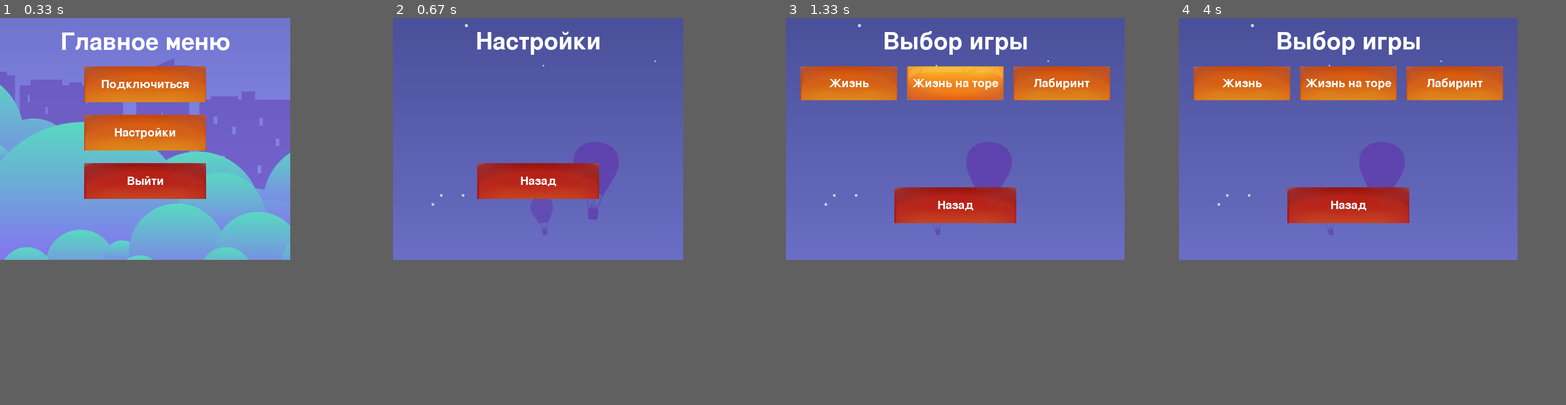
Above: before the commit, frames 1-4 (left to right).
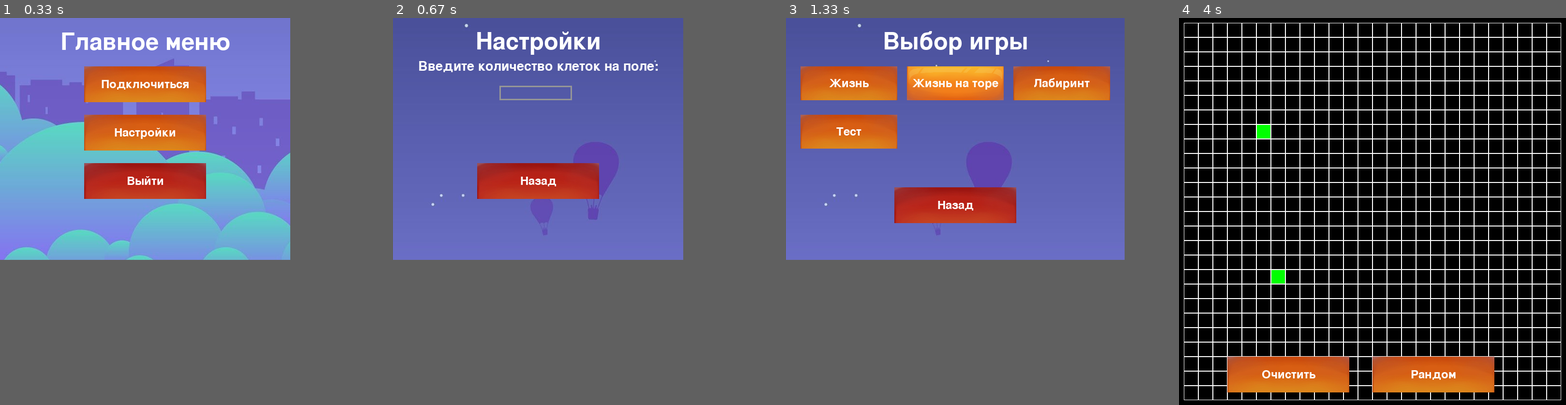
Above: after the commit, the same moments.

Repository: 12nn12/Pygame2
Game: pygame game, started from main.py
The game is run twice, just before and just after one commit, with the same random seed, the same clock (stepped at 60 frames per second) and the same inputs.
Inputs (mouse positions are in pixels of both pictures, inside the frame that each line leads up to):
- Up to frame 1 (0.33 s): no input
- Up to frame 2 (0.67 s): click (540, 137) at 0.38 s
- Up to frame 3 (1.33 s): click (960, 192) at 0.72 s; click "Подключиться" at 1.05 s
- Up to frame 4 (4 s): click (1387, 161) at 1.38 s; click (1225, 134) at 1.72 s; tap Space at 2, 3.23 s; click (1318, 130) at 2.38 s; move the mouse to (1248, 250) at 3.2 s; click (1260, 137) at 3.55 s; click (1279, 281) at 3.88 s
In our replay, in frame 4 the window is 700x500 before the commit and 800x800 after it. These sizes can differ from the game's own. Grey fills any space a smaller window leaves; there, only what the larger window draws over its background counts as a difference.

Frame 1 is identical in both runs. In frame 2, 0.8% of the frame differs, in the area x 6-69%, y 11-22%; in frame 3, 2.2%; in frame 4, 65%, in the area x 0-99%, y 0-99%.

Commit message:
Доделка поля

Diff:
--- a/main.py
+++ b/main.py
@@ -2,6 +2,46 @@
 import pygame
 import random
 import copy
+
+
+class Input:
+    def __init__(self, x, y, w, h, font_color=(255, 255, 255), active_color=(255, 0, 0), inactive_color=(150, 150, 150),
+                 text=''):
+        self.rect = pygame.Rect(x, y, w, h)
+        self.color = inactive_color
+        self.text = text
+        self.font_color = font_color
+        self.active_color = active_color
+        self.inactive_color = inactive_color
+        self.txt_surface = pygame.font.Font(None, 32).render(text, True, self.font_color)
+        self.active = False
+
+    def handle_event(self, event):
+        if event.type == pygame.MOUSEBUTTONDOWN:
+            if self.rect.collidepoint(event.pos):
+                self.active = not self.active
+            else:
+                self.active = False
+            self.color = self.active_color if self.active else self.inactive_color
+        if event.type == pygame.KEYDOWN:
+            if self.active:
+                if event.key == pygame.K_RETURN:
+                    print(self.text)
+                    self.text = ''
+                elif event.key == pygame.K_BACKSPACE:
+                    self.text = self.text[:-1]
+                else:
+                    if len(self.text) < 10 and event.unicode.isdigit():
+                        self.text += event.unicode
+                self.txt_surface = pygame.font.Font(None, 32).render(self.text, True, self.font_color)
+
+    def update(self):
+        width = max(200, self.txt_surface.get_width() + 10)
+        self.rect.w = width
+
+    def draw(self, screen):
+        pygame.draw.rect(screen, self.color, self.rect, 3)
+        screen.blit(self.txt_surface, (self.rect.x + 5, self.rect.y + 5))
 
 
 class Board:
@@ -82,7 +122,7 @@
                 s = 0
                 for dy in range(-1, 2):
                     for dx in range(-1, 2):
-                        if self.choice_life == 'Жизнь' or self.choice_life == 'Лабиринт':
+                        if self.choice_life == 'Жизнь' or self.choice_life == 'Лабиринт' or self.choice_life == 'Тест':
                             if x + dx < 0 or x + dx >= self.width or y + dy < 0 or y + dy >= self.height:
                                 continue
                             s += self.board[y + dy][x + dx]
@@ -102,6 +142,11 @@
                         tmp_board[y][x] = 1
                     elif (s < 1 or s > 4) and self.board[y][x] == 1:
                         tmp_board[y][x] = 0
+                elif self.choice_life == 'Тест':
+                    if s == 3 and self.board[y][x] == 0:
+                        tmp_board[y][x] = 1
+                    elif (s < 2 or s > 5) and self.board[y][x] == 1:
+                        tmp_board[y][x] = 0
         # обновляем поле
         self.board = copy.deepcopy(tmp_board)
 
@@ -117,6 +162,8 @@
         pygame.display.set_caption('Игра «Жизнь на торе»')
     elif choice_life == 'Лабиринт':
         pygame.display.set_caption('Игра «Лабиринт»')
+    elif choice_life == 'Тест':
+        pygame.display.set_caption('Игра «Тест»')
     random_sells = False
     board = Life(26, 26, 10, 10, 30, random_sells, choice_life)
     random_button = ImageButton(400, 700, 252, 74, 'Рандом', './data/orange_button.jpg', './data/orange_button_1.png')
@@ -246,7 +293,8 @@
                                  './data/orange_button_1.png')
     settings_button = ImageButton(width / 2 - (252 / 2), 200, 252, 74, 'Настройки', './data/orange_button.jpg',
                                   './data/orange_button_1.png')
-    exit_button = ImageButton(width / 2 - (252 / 2), 300, 252, 74, 'Выйти', './data/red_button.jpg', './data/red_button_1.jpg')
+    exit_button = ImageButton(width / 2 - (252 / 2), 300, 252, 74, 'Выйти', './data/red_button.jpg',
+                              './data/red_button_1.jpg')
     running = True
     while running:
         screen.fill((0, 0, 0))
@@ -290,9 +338,12 @@
     pygame.display.set_caption('Выбор игры')
     main_background = pygame.image.load('./data/fon.jpg')
     life_button = ImageButton(30, 100, 200, 70, 'Жизнь', './data/orange_button.jpg', './data/orange_button_1.png')
-    life_on_thor = ImageButton(250, 100, 200, 70, 'Жизнь на торе', './data/orange_button.jpg', './data/orange_button_1.png')
+    life_on_thor = ImageButton(250, 100, 200, 70, 'Жизнь на торе', './data/orange_button.jpg',
+                               './data/orange_button_1.png')
     labyrinth = ImageButton(470, 100, 200, 70, 'Лабиринт', './data/orange_button.jpg', './data/orange_button_1.png')
-    back_button = ImageButton(width / 2 - (252 / 2), 350, 252, 74, 'Назад', './data/red_button.jpg', './data/red_button_1.jpg')
+    test = ImageButton(30, 200, 200, 70, 'Тест', './data/orange_button.jpg', './data/orange_button_1.png')
+    back_button = ImageButton(width / 2 - (252 / 2), 350, 252, 74, 'Назад', './data/red_button.jpg',
+                              './data/red_button_1.jpg')
     running = True
     while running:
         screen.fill((0, 0, 0))
@@ -322,10 +373,12 @@
                     start_life('Жизнь на торе')
                 if event.button == labyrinth:
                     start_life('Лабиринт')
-
-            for btn in [back_button, life_button, life_on_thor, labyrinth]:
+                if event.button == test:
+                    start_life('Тест')
+
+            for btn in [back_button, life_button, life_on_thor, labyrinth, test]:
                 btn.handle_event(event)
-        for btn in [back_button, life_button, life_on_thor, labyrinth]:
+        for btn in [back_button, life_button, life_on_thor, labyrinth, test]:
             btn.check_hover(pygame.mouse.get_pos())
             btn.draw(screen)
 
@@ -340,18 +393,26 @@
     screen = pygame.display.set_mode((width, height))
     pygame.display.set_caption('Настроки')
     main_background = pygame.image.load('./data/fon.jpg')
-    back_button = ImageButton(width / 2 - (252 / 2), 300, 252, 74, 'Назад', './data/red_button.jpg', './data/red_button_1.jpg')
+    back_button = ImageButton(width / 2 - (252 / 2), 300, 252, 74, 'Назад', './data/red_button.jpg',
+                              './data/red_button_1.jpg')
+    size_input = Input(220, 140, 150, 30)
     running = True
     while running:
         screen.fill((0, 0, 0))
 
         screen.blit(main_background, (-800, -100))
         font = pygame.font.Font(None, 72)
+        font1 = pygame.font.Font(None, 40)
         text_surfase = font.render('Настройки', True, (255, 255, 255))
+        text_description = font1.render('Введите количество клеток на поле:', True, (255, 255, 255))
         text_rect = text_surfase.get_rect(center=(300, 50))
         screen.blit(text_surfase, text_rect)
+        text_rect = text_description.get_rect(center=(300, 100))
+        screen.blit(text_description, text_rect)
+        size_input.draw(screen)
 
         for event in pygame.event.get():
+            size_input.handle_event(event)
             if event.type == pygame.QUIT:
                 running = False
                 pygame.quit()
